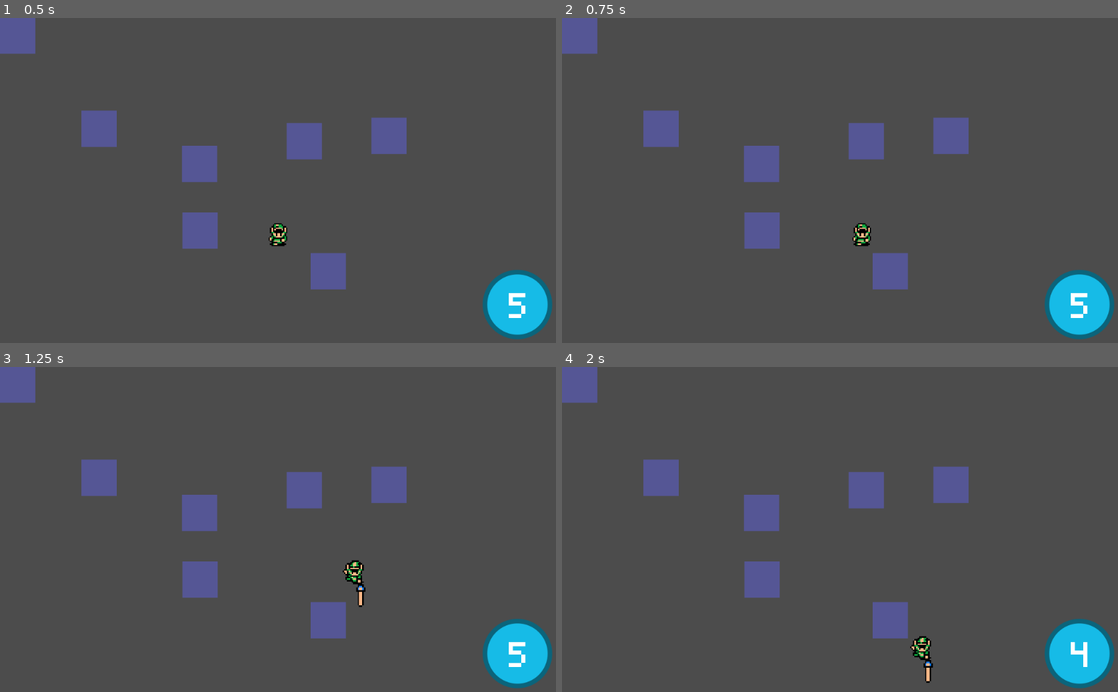
Above: before the commit, frames 1-4 (two rows, left to right).
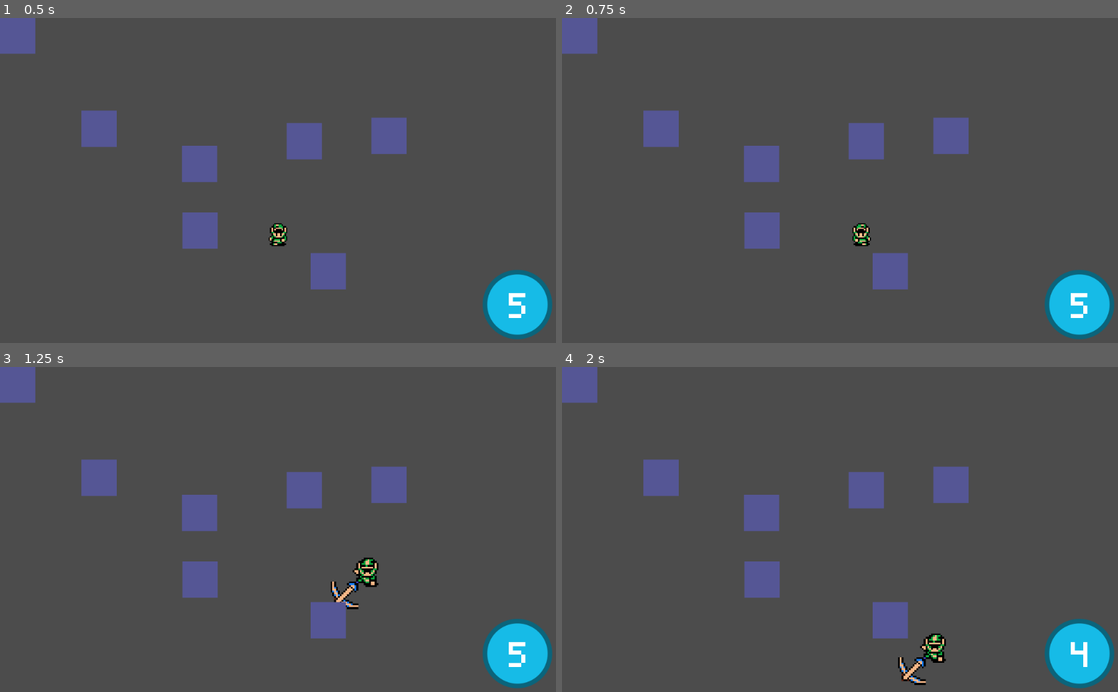
Above: after the commit, the same moments.

Repository: AvantAveGarde/SellyRpgNovember
Game: Godot game, scene res://Stages/stage_world.tscn
The game is run twice, just before and just after one commit, with the same random seed, the same clock (stepped at 60 frames per second) and the same inputs.
Inputs (mouse positions are in pixels of both pictures, inside the frame that each line leads up to):
- Up to frame 1 (0.5 s): no input
- Up to frame 2 (0.75 s): tap Enter at 0.5 s; move the mouse to (962, 164) at 0.52 s; press the mouse at (962, 164) at 0.53 s; hold Right (ui_right) from 0.53 s (still down)
- Up to frame 3 (1.25 s): keep holding Right (ui_right); right-click (400, 513) at 0.8 s
- Up to frame 4 (2 s): move the mouse to (728, 545) at 1.27 s; release Right (ui_right) at 1.28 s; release the mouse at (728, 545) at 1.28 s; hold Down (ui_down) from 1.28 s (still down); right-click (728, 545) at 1.35 s; click (728, 545) at 1.55 s

Frame 1 is identical in both runs. In frame 2, 0.1% of the frame differs, in the area x 52-56%, y 63-70%; in frame 3, 0.7%; in frame 4, 0.7%, in the area x 60-69%, y 82-98%.

Commit message:
Movement and combat script splitting
I put input processing for movement into a seperate file
Also moving player input related stuff from CombatCore into CombatInput

Right now, animations work fine, except for ranged attacks. for some reason, they get stuck in an infinite loop and won't reset.

Diff:
--- a/Combat/CombatCore.gd
+++ b/Combat/CombatCore.gd
@@ -4,11 +4,7 @@
 enum Action {NONE, LIGHT_ATTACK, HEAVY_ATTACK, RANGED_ATTACK, BLOCK, PARRY}
 
 var charges = 5
-const max_charges = 5
-
-#TODO:  Remove regen later
-const charges_regeneration_threeshold = 2.0
-var charges_regeneration_time = 0.0
+const charges_max = 5
 
 #TODO:  Possibly collapse thresholds into a single variable
 const charge_threshold_attack = 0.2
@@ -17,42 +13,20 @@
 var charge_time_block = 0.0
 
 var current_action = Action.NONE
-var next_action = Action.NONE
 
 var character_sprite
 
-var combat_ui
-
-func setSprite(sprite):
+func set_sprite(sprite):
 	character_sprite = sprite
-	character_sprite.set_block_signals(false)
 	character_sprite.connect("animation_finished", self, "action_finished")
-	print(str(character_sprite.get_signal_connection_list("animation_finished")))
 
 func action_finished():
 	print("animation finished")
-	if current_action != Action.NONE:
-		current_action = Action.NONE
-
-func _ready():
-	combat_ui = get_node("CombatUI")
-	combat_ui.set_charges(charges)
+	character_sprite.play("Idle")
+	current_action = Action.NONE
 
 func _process(delta):
-	if charges < max_charges:
-		charges_regeneration_time += delta
-		if charges_regeneration_time >= charges_regeneration_threeshold:
-			charges += 1
-			combat_ui.set_charges(charges)
-			if charges >= max_charges:
-				charges_regeneration_time = 0.0
-			else:
-				charges_regeneration_time -= charges_regeneration_threeshold
-			print("Charge Regenerated")
-	if current_action != Action.NONE || next_action != Action.NONE:
-		if current_action == Action.NONE:
-			current_action = next_action
-			next_action = Action.NONE
+	if current_action != Action.NONE:
 		if current_action == Action.LIGHT_ATTACK:
 			light_attack()
 		elif current_action == Action.HEAVY_ATTACK:
@@ -66,37 +40,6 @@
 		else:
 			current_action = Action.NONE
 
-func hold_attack(delta):
-	charge_time_attack += delta
-
-func release_attack():
-	if next_action == Action.NONE:
-		if Input.is_action_pressed("block") && charges > 0:
-			next_action = Action.RANGED_ATTACK
-			if current_action == Action.BLOCK:
-				current_action = Action.NONE
-		elif charge_time_attack > charge_threshold_attack && charges > 0:
-			next_action = Action.HEAVY_ATTACK
-		else:
-			next_action = Action.LIGHT_ATTACK
-	charge_time_attack = 0.0
-
-func hold_block(delta):
-	if current_action == Action.BLOCK || next_action == Action.BLOCK || next_action == Action.NONE:
-		charge_time_block += delta
-		if current_action != Action.BLOCK:
-			next_action = Action.BLOCK
-
-func release_block():
-	if current_action == Action.BLOCK:
-		current_action = Action.NONE
-	if next_action == Action.NONE || next_action == Action.BLOCK:
-		if charge_time_block < charge_threshold_block:
-			next_action = Action.PARRY
-		else:
-			print("blocked for " + str(charge_time_block) + " seconds")
-	charge_time_block = 0.0
-
 func light_attack():
 	print(character_sprite.animation)
 	if character_sprite.animation != "LightAttack":
@@ -105,19 +48,25 @@
 
 func heavy_attack():
 	if character_sprite.animation != "HeavyAttack":
-		if charges > 0:
-			charges -= 1
-			combat_ui.set_charges(charges)
+		if can_use_charge_attack(1):
+			consume_charges(1)
 			character_sprite.play("HeavyAttack")
 			print("heavy attack")
 		else:
 			print("not enough charges for heavy attack")
 
+func can_use_charge_attack(charges_required):
+	return charges > charges_required
+
+func consume_charges(charges_count):
+	charges -= charges_count
+	if charges < 0:
+		charges = 0
+
 func ranged_attack():
 	if character_sprite.animation != "RangedAttack":
-		if charges > 0:
-			charges -= 1
-			combat_ui.set_charges(charges)
+		if can_use_charge_attack(1):
+			consume_charges(1)
 			character_sprite.play("RangedAttack")
 			print("ranged attack")
 		else:
--- a/Combat/CombatCore.tscn
+++ b/Combat/CombatCore.tscn
@@ -1,10 +1,7 @@
-[gd_scene load_steps=3 format=2]
+[gd_scene load_steps=2 format=2]
 
 [ext_resource path="res://Combat/CombatCore.gd" type="Script" id=1]
-[ext_resource path="res://Combat/CombatUI.tscn" type="PackedScene" id=2]
 
 [node name="CombatCore" type="Node"]
 
 script = ExtResource( 1 )
-
-[node name="CombatUI" parent="." instance=ExtResource( 2 )]
--- a/Combat/CombatInput.gd
+++ b/Combat/CombatInput.gd
@@ -1,18 +1,83 @@
-extends Node
+extends "res://Combat/CombatCore.gd"
 
-#this is a debug script and will be removed
+var next_action = Action.NONE
+onready var combat_ui = get_node("CombatUI")
 
-onready var combat = get_node("CombatCore")
+#TODO:  Remove regen later
+const charges_regeneration_threeshold = 2.0
+var charges_regeneration_time = 0.0
+
+func _ready():
+	combat_ui = get_node("CombatUI")
+	combat_ui.set_charges(charges)
 
 func _process(delta):
+	regen_charges(delta)
+	if current_action != Action.NONE || next_action != Action.NONE:
+		if current_action == Action.NONE:
+			current_action = next_action
+			next_action = Action.NONE
+		._process(delta)
+
+func regen_charges(delta):
+	if charges < charges_max:
+		charges_regeneration_time += delta
+		if charges_regeneration_time >= charges_regeneration_threeshold:
+			charges += 1
+			combat_ui.set_charges(charges)
+			if charges >= charges_max:
+				charges_regeneration_time = 0.0
+			else:
+				charges_regeneration_time -= charges_regeneration_threeshold
+			print("Charge Regenerated")
+
+func process_input(delta):
 	if Input.is_action_pressed("attack"):
-		combat.hold_attack(delta)
+		hold_attack(delta)
 
 	if Input.is_action_just_released("attack"):
-		combat.release_attack()
+		release_attack()
 
 	if Input.is_action_pressed("block"):
-		combat.hold_block(delta)
+		hold_block(delta)
 
 	if Input.is_action_just_released("block"):
-		combat.release_block()
+		release_block()
+
+func hold_attack(delta):
+	charge_time_attack += delta
+
+func release_attack():
+	if next_action == Action.NONE:
+		if current_action == Action.BLOCK:
+			charge_time_block = 0.0
+			character_sprite.play("Idle");
+			if can_use_charge_attack(1):
+				next_action = Action.RANGED_ATTACK
+			current_action = Action.NONE
+		elif charge_time_attack > charge_threshold_attack && charges > 0:
+			next_action = Action.HEAVY_ATTACK
+		else:
+			next_action = Action.LIGHT_ATTACK
+	charge_time_attack = 0.0
+
+func hold_block(delta):
+	if current_action == Action.BLOCK || next_action == Action.BLOCK || next_action == Action.NONE:
+		charge_time_block += delta
+		if current_action != Action.BLOCK:
+			next_action = Action.BLOCK
+
+func release_block():
+	if next_action == Action.BLOCK:
+		next_action = Action.NONE
+	if current_action == Action.BLOCK:
+		character_sprite.play("Idle")
+		if charge_time_block < charge_threshold_block:
+			next_action = Action.PARRY
+		current_action = Action.NONE
+		print("blocked for " + str(charge_time_block) + " seconds")
+	charge_time_block = 0.0
+
+func consume_charges(charges_count):
+	.consume_charges(charges_count)
+	combat_ui.set_charges(charges)
--- a/Combat/CombatInput.tscn
+++ b/Combat/CombatInput.tscn
@@ -1,10 +1,10 @@
 [gd_scene load_steps=3 format=2]
 
 [ext_resource path="res://Combat/CombatInput.gd" type="Script" id=1]
-[ext_resource path="res://Combat/CombatCore.tscn" type="PackedScene" id=2]
+[ext_resource path="res://Combat/CombatUI.tscn" type="PackedScene" id=2]
 
 [node name="CombatInput" type="Node"]
 
 script = ExtResource( 1 )
 
-[node name="CombatCore" parent="." instance=ExtResource( 2 )]
+[node name="CombatUI" parent="." instance=ExtResource( 2 )]
--- a/Combat/CombatSystem.tscn
+++ /dev/null
@@ -1,10 +0,0 @@
-[gd_scene load_steps=3 format=2]
-
-[ext_resource path="res://Combat/CombatCore.gd" type="Script" id=1]
-[ext_resource path="res://Combat/CombatUI.tscn" type="PackedScene" id=2]
-
-[node name="CombatSystem" type="Node"]
-
-script = ExtResource( 1 )
-
-[node name="CombatUI" parent="." instance=ExtResource( 2 )]
--- a/Combat/CombatTest.tscn
+++ /dev/null
@@ -1,10 +0,0 @@
-[gd_scene load_steps=3 format=2]
-
-[ext_resource path="res://Combat/CombatInputTest.gd" type="Script" id=1]
-[ext_resource path="res://Combat/CombatSystem.tscn" type="PackedScene" id=2]
-
-[node name="Main" type="Node"]
-
-script = ExtResource( 1 )
-
-[node name="CombatSystem" parent="." instance=ExtResource( 2 )]
--- a/Scenes/scene_player.tscn
+++ b/Scenes/scene_player.tscn
@@ -1,12 +1,13 @@
-[gd_scene load_steps=10 format=2]
+[gd_scene load_steps=11 format=2]
 
 [ext_resource path="res://Scripts/player.gd" type="Script" id=1]
 [ext_resource path="res://Sprites/awakening_link 2.png" type="Texture" id=2]
-[ext_resource path="res://Sprites/awakening_link 3.png" type="Texture" id=3]
-[ext_resource path="res://Sprites/awakening_link.png" type="Texture" id=4]
-[ext_resource path="res://Sprites/attack1.png" type="Texture" id=5]
-[ext_resource path="res://Sprites/attack2.png" type="Texture" id=6]
+[ext_resource path="res://Sprites/attack1.png" type="Texture" id=3]
+[ext_resource path="res://Sprites/attack2.png" type="Texture" id=4]
+[ext_resource path="res://Sprites/awakening_link 3.png" type="Texture" id=5]
+[ext_resource path="res://Sprites/awakening_link.png" type="Texture" id=6]
 [ext_resource path="res://Combat/CombatInput.tscn" type="PackedScene" id=7]
+[ext_resource path="res://Scripts/MovementInput.tscn" type="PackedScene" id=8]
 
 [sub_resource type="SpriteFrames" id=1]
 
@@ -16,35 +17,35 @@
 "name": "Idle",
 "speed": 5.0
 }, {
-"frames": [ ExtResource( 3 ), ExtResource( 2 ), ExtResource( 4 ) ],
+"frames": [ ExtResource( 3 ), ExtResource( 4 ), null ],
+"loop": false,
+"name": "RangedAttack",
+"speed": 0.0
+}, {
+"frames": [ ExtResource( 3 ), ExtResource( 4 ), null ],
+"loop": false,
+"name": "HeavyAttack",
+"speed": 2.0
+}, {
+"frames": [ ExtResource( 5 ), ExtResource( 2 ), ExtResource( 6 ) ],
 "loop": true,
 "name": "Walk",
 "speed": 3.0
 }, {
-"frames": [ ExtResource( 5 ), ExtResource( 6 ) ],
+"frames": [ ExtResource( 4 ), ExtResource( 3 ), null ],
+"loop": false,
+"name": "Parry",
+"speed": 5.0
+}, {
+"frames": [ ExtResource( 3 ), ExtResource( 4 ), null ],
 "loop": false,
 "name": "LightAttack",
 "speed": 2.0
 }, {
-"frames": [ ExtResource( 6 ) ],
+"frames": [ ExtResource( 4 ), null ],
 "loop": true,
 "name": "Block",
 "speed": 5.0
-}, {
-"frames": [ ExtResource( 5 ), ExtResource( 6 ) ],
-"loop": false,
-"name": "RangedAttack",
-"speed": 0.0
-}, {
-"frames": [ ExtResource( 6 ), ExtResource( 5 ) ],
-"loop": false,
-"name": "Parry",
-"speed": 5.0
-}, {
-"frames": [ ExtResource( 5 ), ExtResource( 6 ) ],
-"loop": false,
-"name": "HeavyAttack",
-"speed": 2.0
 } ]
 
 [sub_resource type="RectangleShape2D" id=2]
@@ -60,7 +61,6 @@
 collision/safe_margin = 0.08
 script = ExtResource( 1 )
 _sections_unfolded = [ "Transform" ]
-moveSpeed = 200
 
 [node name="PlayerSprite" type="AnimatedSprite" parent="."]
 
@@ -78,3 +78,7 @@
 _sections_unfolded = [ "Transform" ]
 
 [node name="CombatInput" parent="." instance=ExtResource( 7 )]
+
+[node name="MovementInput" parent="." instance=ExtResource( 8 )]
+
+moveSpeed = 200
--- /dev/null
+++ b/Scripts/MovementInput.gd
@@ -0,0 +1,47 @@
+extends Node
+
+export var moveSpeed = 200
+var velocity = Vector2()
+
+var anim = "Idle"
+var sprite
+var kinematic_body
+
+#onready var combat = get_node("CombatCore")
+func set_kinematic_body(body):
+	kinematic_body = body
+
+func set_sprite(new_sprite):
+	sprite = new_sprite
+
+func process_input(delta):
+	#Input
+	var input = Vector2(0, 0)
+	if Input.is_action_pressed("ui_right"):
+		input.x = 1
+	elif Input.is_action_pressed("ui_left"):
+		input.x = -1
+	else:
+		input.x = 0
+	if Input.is_action_pressed("ui_up"):
+		input.y = -1
+	elif Input.is_action_pressed("ui_down"):
+		input.y = 1
+	else:
+		input.y = 0
+	process_movement(input)
+
+func process_movement(input):
+	velocity = input.normalized() * moveSpeed
+
+	#animate
+	if sprite.animation == "Idle":
+		if  velocity.y != 0 || velocity.x != 0:
+			anim = "Walk"
+			sprite.play(anim)
+	elif sprite.animation == "Walk":
+		if  velocity.y == 0  && velocity.x == 0:
+			anim = "Idle"
+			sprite.play(anim)
+	#Movement
+	kinematic_body.move_and_slide(velocity)
--- /dev/null
+++ b/Scripts/MovementInput.tscn
@@ -0,0 +1,7 @@
+[gd_scene load_steps=2 format=2]
+
+[ext_resource path="res://Scripts/MovementInput.gd" type="Script" id=1]
+
+[node name="MovementInput" type="Node"]
+
+script = ExtResource( 1 )
--- a/Scripts/player.gd
+++ b/Scripts/player.gd
@@ -1,51 +1,20 @@
 extends KinematicBody2D
 
-export var moveSpeed = 200
-var velocity = Vector2()
 var screensize
 
-onready var combat = get_node("CombatInput/CombatCore")
+onready var movementInput = get_node("MovementInput")
+onready var combatInput = get_node("CombatInput")
 onready var sprite = get_node("PlayerSprite")
-
-var anim = "Idle"
-
 
 #Initialization
 func _ready():
 	set_process(true)
 	screensize = get_viewport_rect().size
-	combat.setSprite(sprite)
+	movementInput.set_kinematic_body(self)
+	movementInput.set_sprite(sprite)
+	combatInput.set_sprite(sprite)
 
 #update
 func _process(delta):
-	PlayerInput(delta)
-
-func  PlayerInput(delta):
-	#Input
-	var input = Vector2(0, 0)
-	if Input.is_action_pressed("ui_right"):
-		input.x = 1
-	elif Input.is_action_pressed("ui_left"):
-		input.x = -1
-	else:
-		input.x = 0
-	if Input.is_action_pressed("ui_up"):
-		input.y = -1
-	elif Input.is_action_pressed("ui_down"):
-		input.y = 1
-	else:
-		input.y = 0
-
-	velocity = input.normalized() * moveSpeed
-
-	#animate
-	if !sprite.is_playing():
-		if  velocity.y != 0:
-			anim = "Walk"
-		else:
-			anim = "Idle"
-		#sprite.play(anim)
-
-
-	#Movement
-	move_and_slide(velocity)
+	movementInput.process_input(delta)
+	combatInput.process_input(delta)
